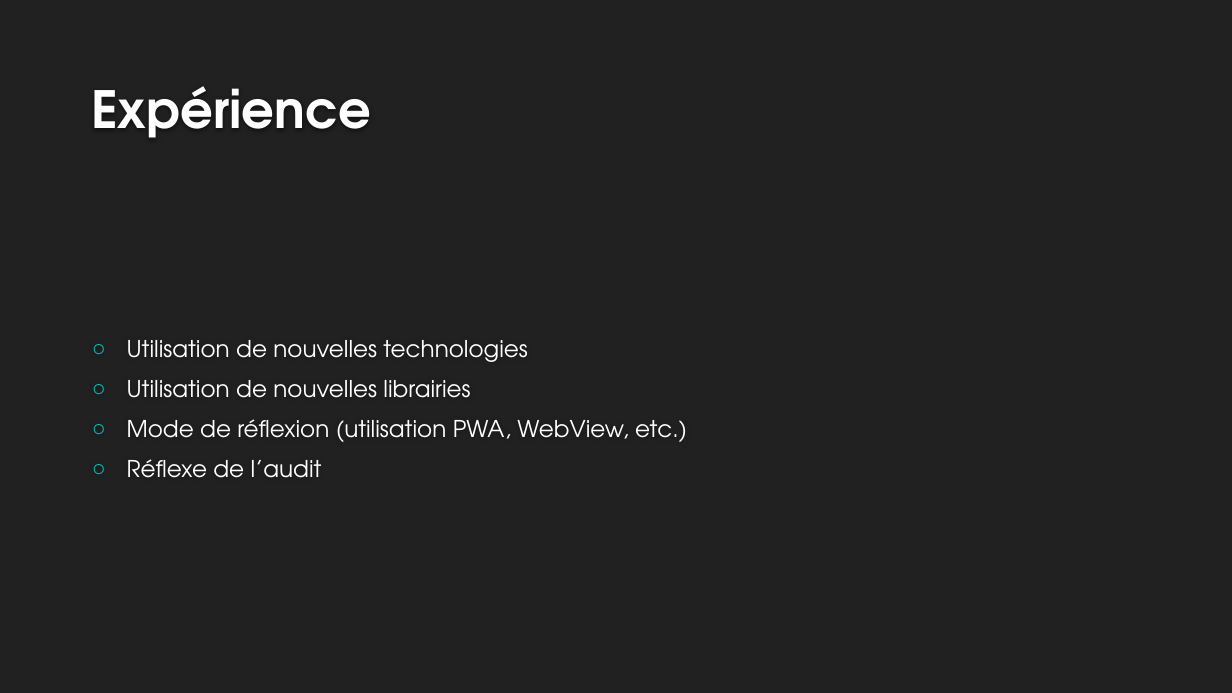
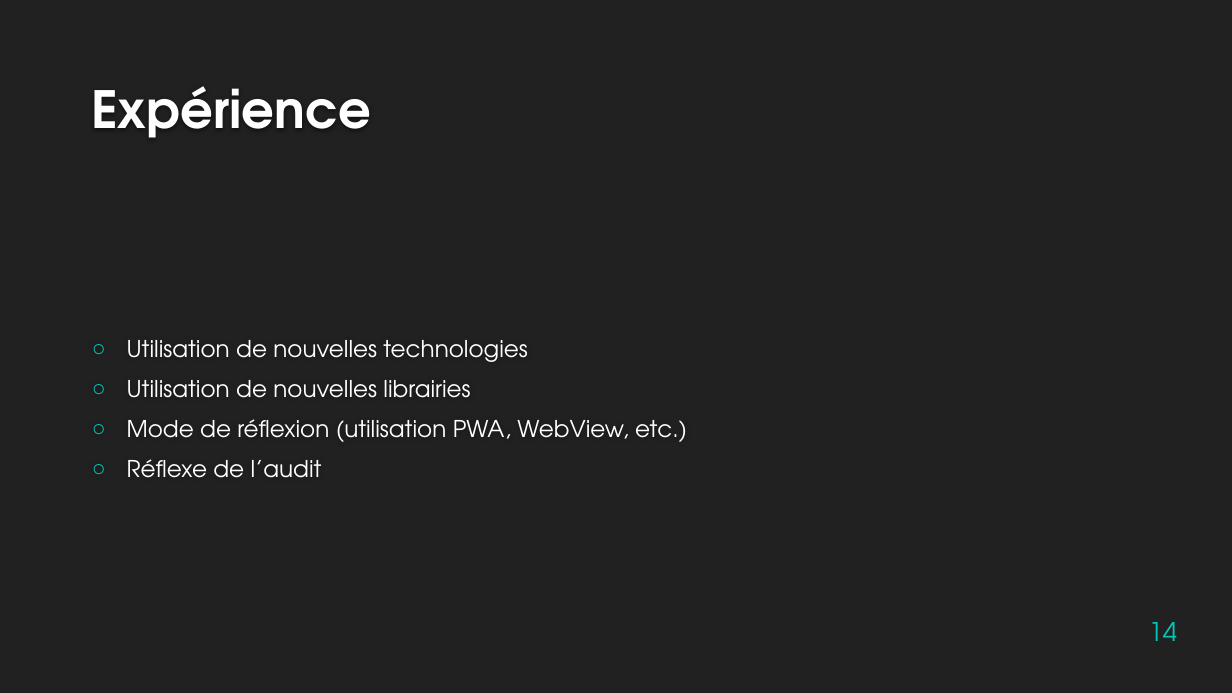
Before and after one commit to blipn/nodejs-websocket-example, a slide deck: slide 14 of PWA-COM_v1.1.pptx. Drawn at 1232x693 pixels with LibreOffice and Linux fonts; fonts in the diff are those of the drawing; background and template pictures are left out. Boxes give left, top, right and bottom in pixels: in the first picture for what was removed or moved away, otherwise in the second. Text is boxed around its words. In the diff, an @@ line names an element or a change of style, - is before the commit and + after.

```diff
--- a/PWA-COM_v1.1.pptx
+++ b/PWA-COM_v1.1.pptx
@@ page number added at box(1149, 622, 1177, 641), 20 pt, text #00C6BB @@
+14
```
Also in this commit, not shown: 13 other slides changed, 1 slide added, 1 slide removed.
